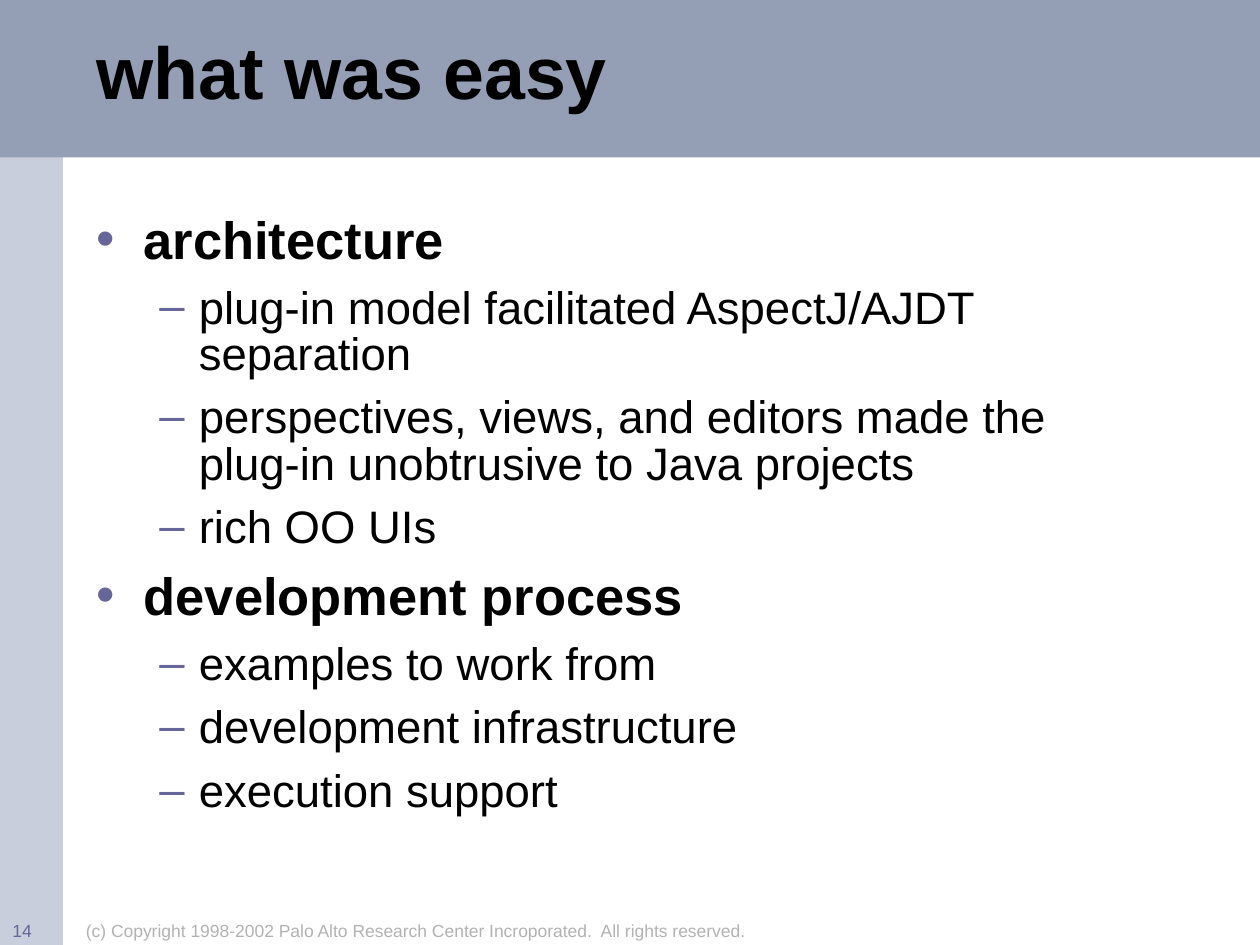
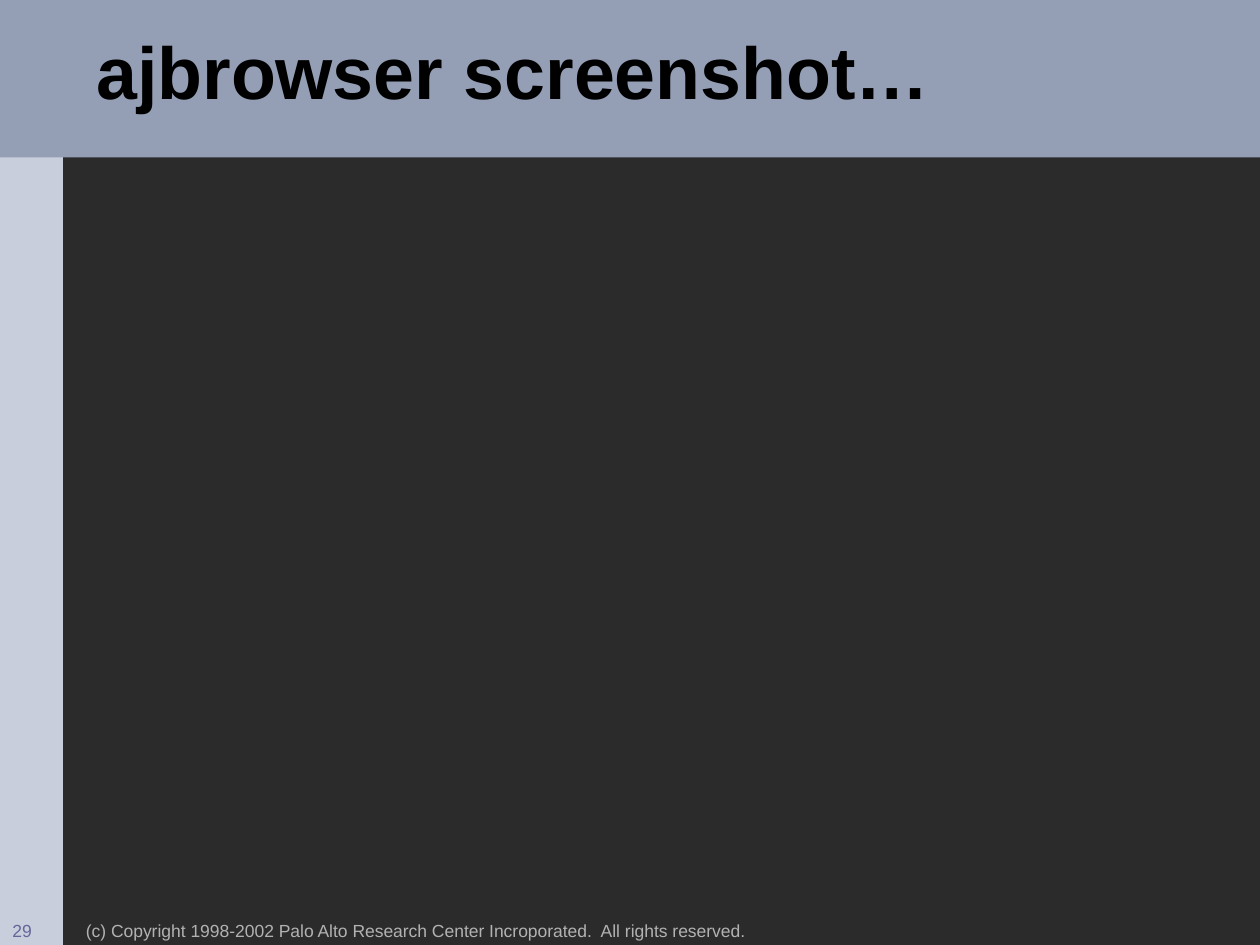
Before and after one commit to eclipse-aspectj/aspectj, a slide deck: slide 29 of docs/teaching/demos/oopsla2002.ppt (slide 14 before the commit). Drawn at 1260x945 pixels with LibreOffice and Linux fonts; fonts in the diff are those of the drawing; background and template pictures are left out; a plain dark background stands for a picture behind light text. Boxes give left, top, right and bottom in pixels: in the first picture for what was removed or moved away, otherwise in the second. Text is boxed around its words. In the diff, an @@ line names an element or a change of style, - is before the commit and + after.

```diff
--- a/docs/teaching/demos/oopsla2002.ppt
+++ b/docs/teaching/demos/oopsla2002.ppt
@@ background #FFFFFF to picture (left out) @@
@@ title at box(96, 45, 930, 112): text changed @@
-what was easy
+ajbrowser screenshot…
@@ text removed at box(144, 221, 1045, 816) @@
-• architecture
-  – plug-in model facilitated AspectJ/AJDT separation
-  – perspectives, views, and editors made the plug-in unobtrusive to Java projects
-  – rich OO UIs
-• development process
-  – examples to work from
-  – development infrastructure
-  – execution support
@@ page number at box(12, 925, 31, 937): text changed @@
-14
+29
```
Also in this commit, not shown: 14 other slides changed, 23 slides added.
